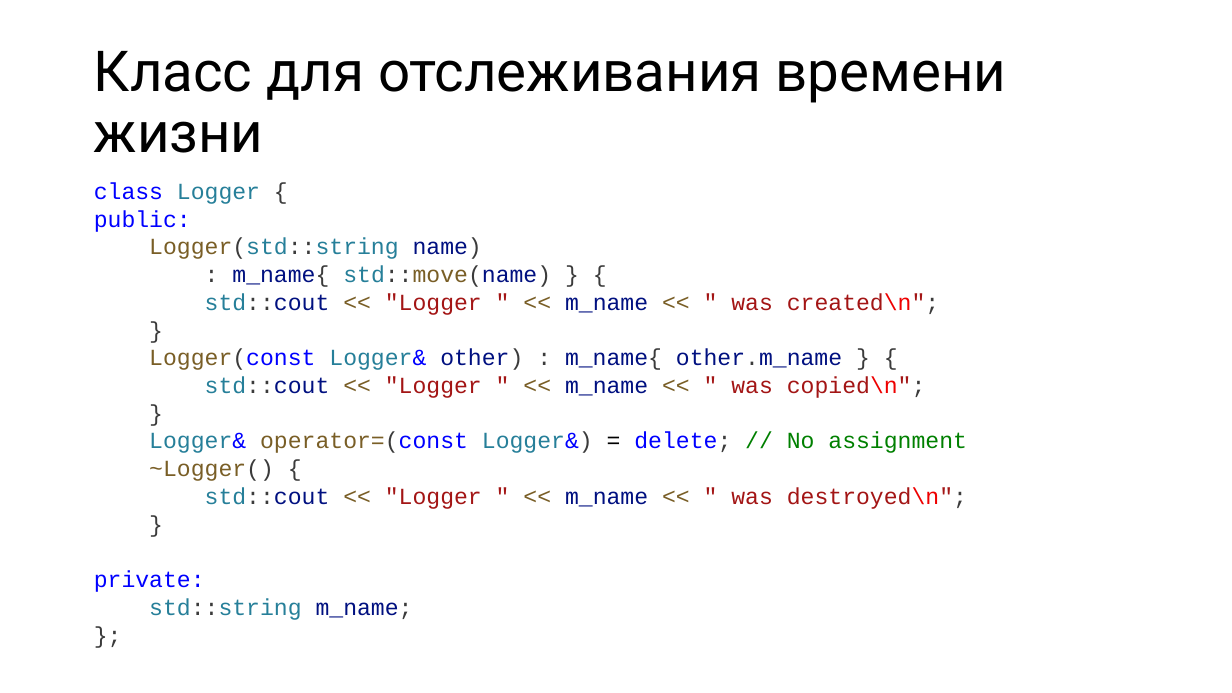
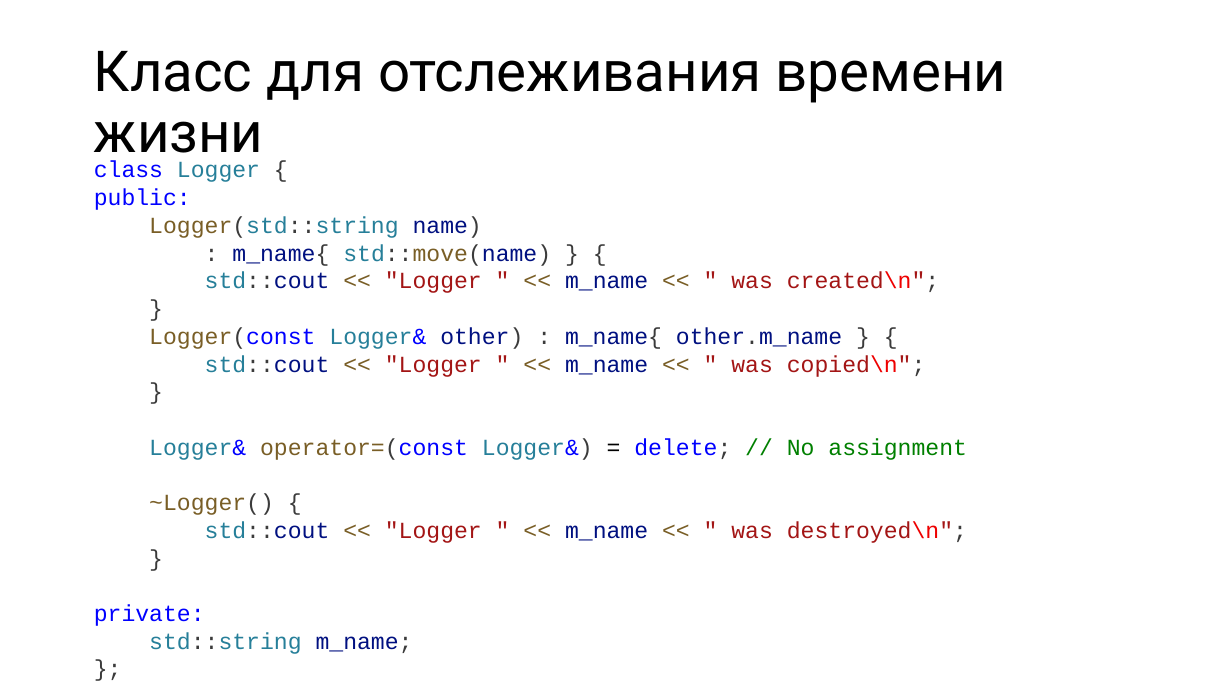
Before and after one commit to alexey-malov/oop, a slide deck: slide 17 of lectures/05/Обработка ошибок и исключительных ситуаций.pptx. Drawn at 1232x693 pixels with LibreOffice and Linux fonts; fonts in the diff are those of the drawing. Boxes give left, top, right and bottom in pixels: in the first picture for what was removed or moved away, otherwise in the second. Text is boxed around its words. In the diff, an @@ line names an element or a change of style, - is before the commit and + after.

```diff
--- a/lectures/05/Обработка ошибок и исключительных ситуаций.pptx
+++ b/lectures/05/Обработка ошибок и исключительных ситуаций.pptx
@@ text "class Logger {" rewrapped from (94,182,967,620) to (94,161,967,654) @@
```
Also in this commit, not shown: 13 other slides changed, 1 other file.
